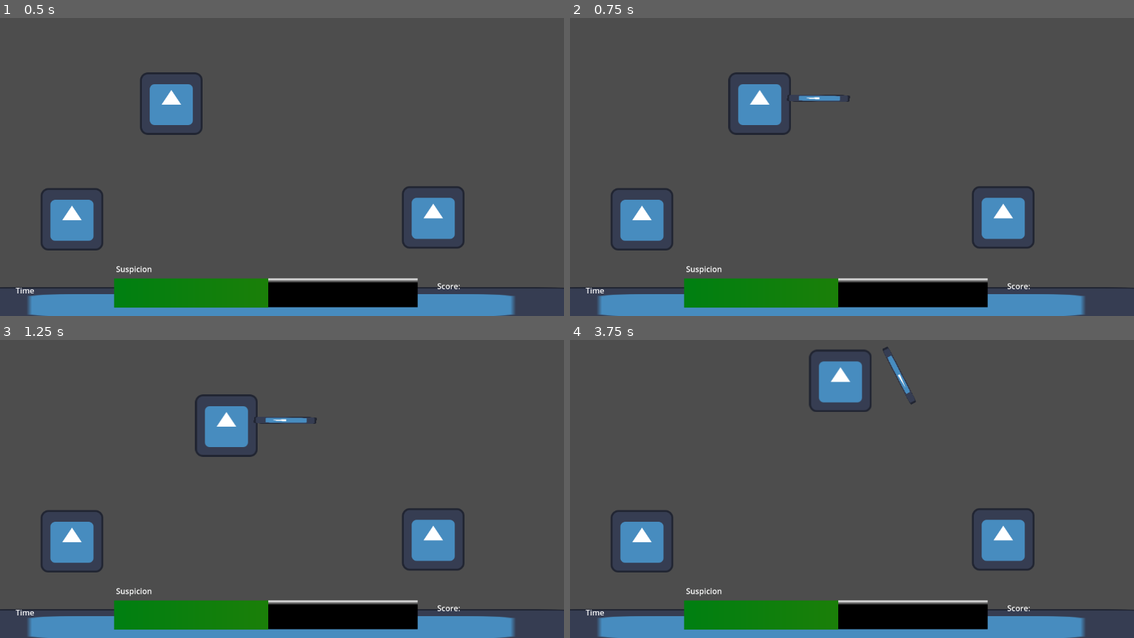
Above: before the commit, frames 1-4 (two rows, left to right).
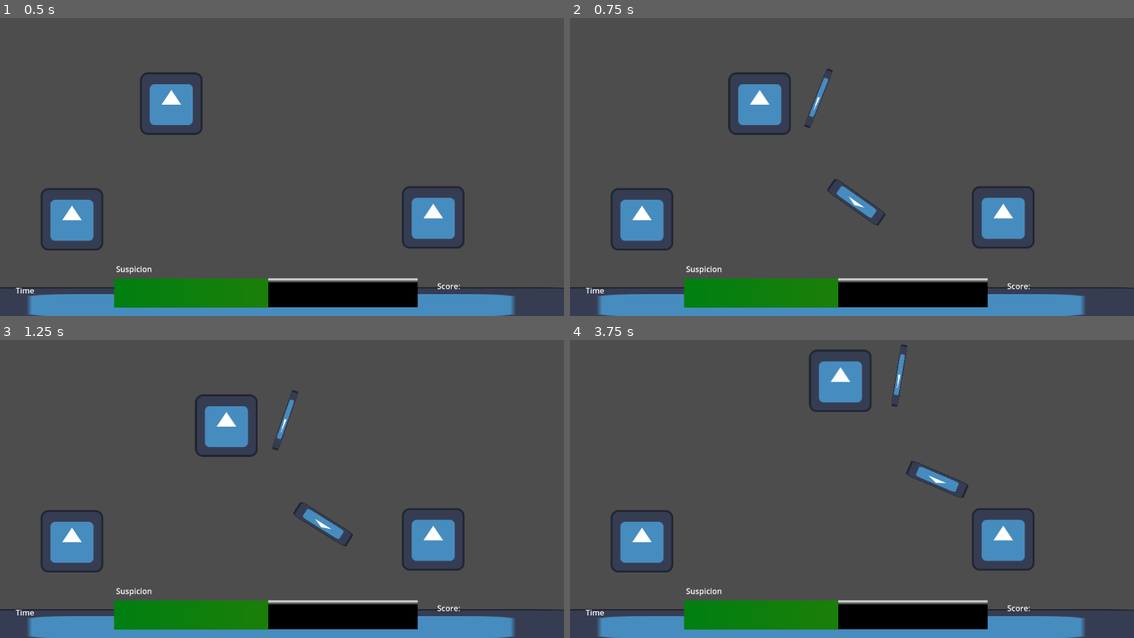
Above: after the commit, the same moments.

Repository: Jose-YP/Melon2023
Game: Godot game, scene res://Scenes/Main.tscn
The game is run twice, just before and just after one commit, with the same random seed, the same clock (stepped at 60 frames per second) and the same inputs. The engine's default icon, where the game draws it, is replaced by a stand-in: a white triangle on a blue panel in a dark square.
Inputs (mouse positions are in pixels of both pictures, inside the frame that each line leads up to):
- Up to frame 1 (0.5 s): no input
- Up to frame 2 (0.75 s): tap Enter at 0.5 s; move the mouse to (976, 143) at 0.52 s; press the mouse at (976, 143) at 0.53 s; hold D (Right) from 0.53 s (still down)
- Up to frame 3 (1.25 s): keep holding D (Right)
- Up to frame 4 (3.75 s): move the mouse to (739, 494) at 1.27 s; release D (Right) at 1.28 s; release the mouse at (739, 494) at 1.28 s; hold S (Down) 1.28-2.03 s; click (739, 494) at 1.35 s; move the mouse to (908, 411) at 2.02 s; press the mouse at (908, 411) at 2.03 s; hold D (Right) 2.03-2.78 s; move the mouse to (823, 542) at 2.77 s; release the mouse at (823, 542) at 2.78 s; hold W (Up) 2.78-3.53 s; click (823, 542) at 2.85 s; move the mouse to (1021, 527) at 3.52 s; press the mouse at (1021, 527) at 3.53 s; hold A (Left) from 3.53 s (still down)

Frame 1 is identical in both runs. In frame 2, 0.7% of the frame differs, in the area x 38-56%, y 17-70%; in frame 3, 0.7%, in the area x 44-63%, y 16-70%; in frame 4, 0.7%.
Error before the commit: Invalid assignment of property or key 'position' with value of type 'Vector2' on a base object of type 'PackedScene'. (res://Code/Player.gd:48)

Commit message:
I gotta fix stuff

Diff:
--- a/Code/Player.gd
+++ b/Code/Player.gd
@@ -7,6 +7,7 @@
 
 @onready var bow = $RangedTools/Bow
 
+var currentArrow
 var drawingBow: bool = false
 var meleeRange: bool = false
 var stealthy: bool = false
@@ -24,7 +25,7 @@
 func _process(delta):
 	#REGULAR CONTROL
 	var direction = Input.get_vector("Left","Right","Up","Down")
-	var aim = get_global_mouse_position() - position
+	var aim = (get_global_mouse_position() - position).normalized()
 	var effectiveSpeed = speed
 	if drawingBow: #Player slows down when aiming
 		effectiveSpeed = speed * .25
@@ -35,19 +36,32 @@
 	#RANGED CONTROL
 	if not meleeRange:
 		if drawingBow:
+			if Input.is_action_pressed("Action"): #As long as action is held, keep aiming
+				bow.look_at(aim)
+				#currentArrow.position = bow.position
+				currentArrow.look_at(aim)
+				print("Character pos: ", position," Bow pos: ",bow.position, " Arrow pos: ", currentArrow.position)
+
 			if Input.is_action_just_released("Action"): #When released shoot arrow
 				drawingBow = false
 				bow.hide()
+
+				currentArrow.freeze = false
+				currentArrow.linear_velocity = aim * bowDistance
 				print("Shoot ", aim)
 		else:
-			if Input.is_action_pressed("Action"): #As long as action is held, keep aiming
+			if Input.is_action_just_pressed("Action"): #spawn the arrow
 				drawingBow = true
 				bow.look_at(aim)
 				bow.show()
-				arrow.instantiate()
-				arrow.position = bow.position
-				arrow.look_at(aim)
-				print("Looking at ", aim)
+
+				currentArrow = arrow.instantiate()
+				currentArrow.position = Vector2(200,200)
+				currentArrow.direction = aim
+				currentArrow.look_at(aim)
+				currentArrow.show()
+				currentArrow.freeze = true
+				$RangedTools.add_child(currentArrow)
 
 func _on_melee_range_area_entered(area):
 	meleeRange = true
--- /dev/null
+++ b/Code/arrow.gd
@@ -0,0 +1,24 @@
+extends RigidBody2D
+
+@onready var arrowTime = $Timer
+
+var sticking: bool = false
+var stickPos: Vector2
+var direction: Vector2 = Vector2.UP
+
+func _ready():
+	arrowTime.set_paused(false)
+	arrowTime.set_autostart(false)
+
+func _process(_delta):
+#	print(arrowTime.time_left)
+	if sticking == true:
+		position = stickPos
+
+func _on_timer_timeout(): #Despawn
+	queue_free()
+
+func _on_stick_area_area_entered(area): #Stick to whatever it hits
+	stickPos = position
+	sticking = true
+	arrowTime.start()
--- a/Scenes/Player.tscn
+++ b/Scenes/Player.tscn
@@ -29,6 +29,8 @@
 scale = Vector2(0.109375, 1)
 texture = ExtResource("1_i67so")
 
+[node name="BowCooldown" type="Timer" parent="RangedTools"]
+
 [node name="MeleeTools" type="Node2D" parent="."]
 
 [node name="MeleeRange" type="Area2D" parent="MeleeTools"]
--- a/Scenes/arrow.tscn
+++ b/Scenes/arrow.tscn
@@ -1,11 +1,16 @@
-[gd_scene load_steps=3 format=3 uid="uid://xxkvaoecflv4"]
+[gd_scene load_steps=5 format=3 uid="uid://xxkvaoecflv4"]
 
+[ext_resource type="Script" path="res://Code/arrow.gd" id="1_o5cxo"]
 [ext_resource type="Texture2D" uid="uid://demmdpdkaxemx" path="res://Assets/icon.svg" id="1_xyo3o"]
 
 [sub_resource type="RectangleShape2D" id="RectangleShape2D_8j0wl"]
-size = Vector2(55, 30)
+size = Vector2(10, 27)
+
+[sub_resource type="RectangleShape2D" id="RectangleShape2D_cv7nt"]
+size = Vector2(15, 32)
 
 [node name="Arrow" type="RigidBody2D"]
+script = ExtResource("1_o5cxo")
 
 [node name="Icon" type="Sprite2D" parent="."]
 position = Vector2(0, -1)
@@ -13,5 +18,18 @@
 texture = ExtResource("1_xyo3o")
 
 [node name="Hitbox" type="CollisionShape2D" parent="."]
-position = Vector2(33.5, 0)
+position = Vector2(56, -1.5)
 shape = SubResource("RectangleShape2D_8j0wl")
+
+[node name="Timer" type="Timer" parent="."]
+wait_time = 0.5
+
+[node name="StickArea" type="Area2D" parent="."]
+
+[node name="CollisionShape2D" type="CollisionShape2D" parent="StickArea"]
+position = Vector2(55.5, -1)
+shape = SubResource("RectangleShape2D_cv7nt")
+debug_color = Color(0.866667, 0.352941, 0, 0.419608)
+
+[connection signal="timeout" from="Timer" to="." method="_on_timer_timeout"]
+[connection signal="area_entered" from="StickArea" to="." method="_on_stick_area_area_entered"]
--- a/Scenes/trap.tscn
+++ b/Scenes/trap.tscn
@@ -6,6 +6,7 @@
 size = Vector2(166, 57)
 
 [node name="Trap" type="RigidBody2D"]
+collision_mask = 12
 
 [node name="Icon" type="Sprite2D" parent="."]
 scale = Vector2(1.34375, 0.46875)
--- a/project.godot
+++ b/project.godot
@@ -11,6 +11,7 @@
 [application]
 
 config/name="Melon2023"
+config/tags=PackedStringArray("gamejam", "made")
 run/main_scene="res://Scenes/Main.tscn"
 config/features=PackedStringArray("4.1", "Forward Plus")
 config/icon="res://Assets/icon.svg"
Not shown, added: .gitignore
Not shown, removed: Melon2023/README.md
